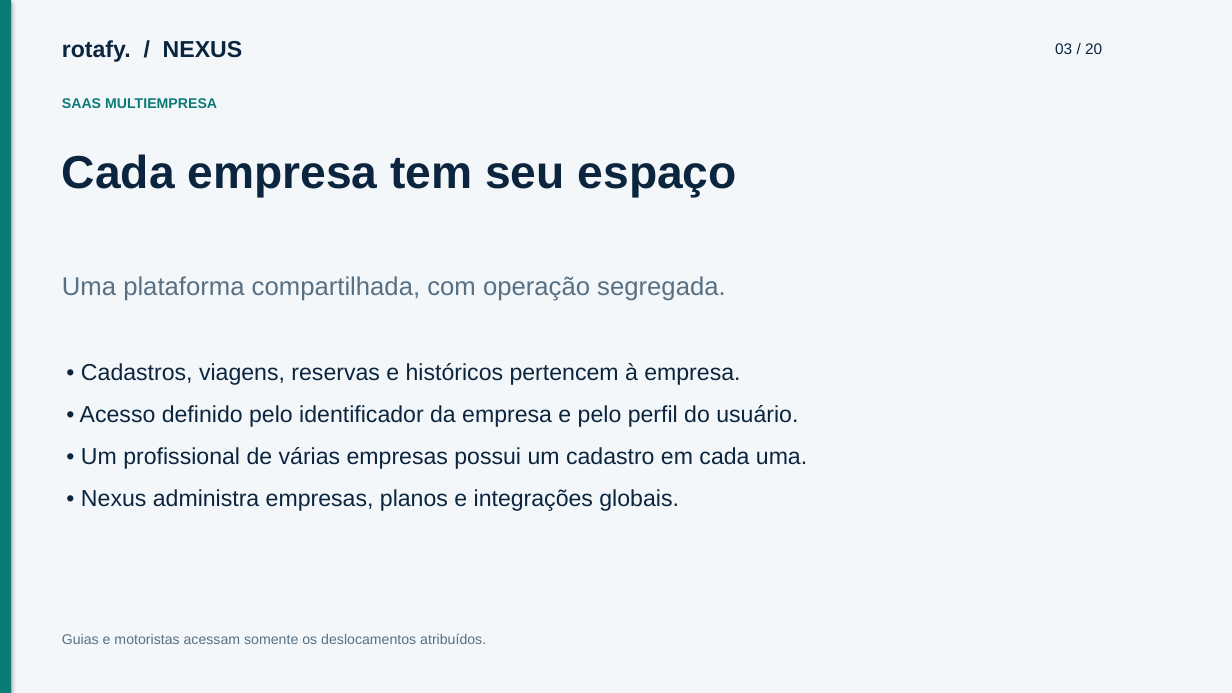
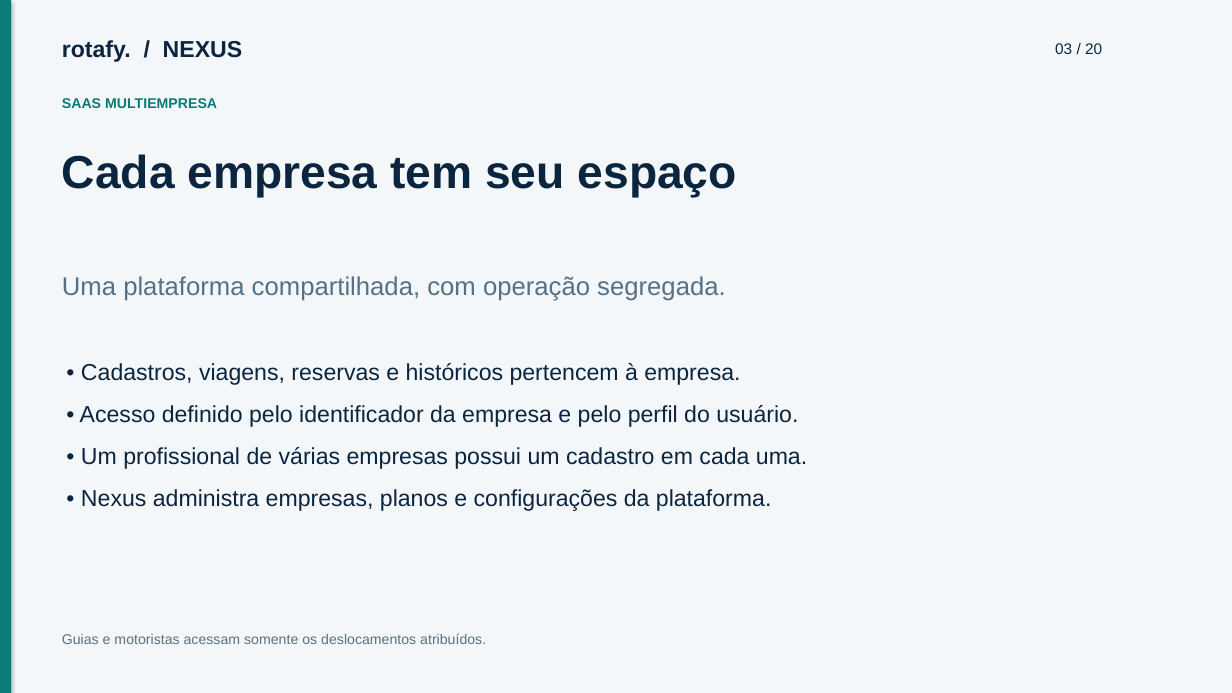
Before and after one commit to cfartes/rotafy, a slide deck: slide 3 of frontend/public/documentacao/apresentacao.pptx. Drawn at 1232x693 pixels with LibreOffice and Linux fonts; fonts in the diff are those of the drawing. Boxes give left, top, right and bottom in pixels: in the first picture for what was removed or moved away, otherwise in the second. Text is boxed around its words. In the diff, an @@ line names an element or a change of style, - is before the commit and + after.

```diff
--- a/frontend/public/documentacao/apresentacao.pptx
+++ b/frontend/public/documentacao/apresentacao.pptx
@@ text at (x1=81, y1=489, x2=772, y2=511): text changed @@
-• Nexus administra empresas, planos e integrações globais.
+• Nexus administra empresas, planos e configurações da plataforma.
```
Also in this commit, not shown: 6 other slides changed, 10 other files.
